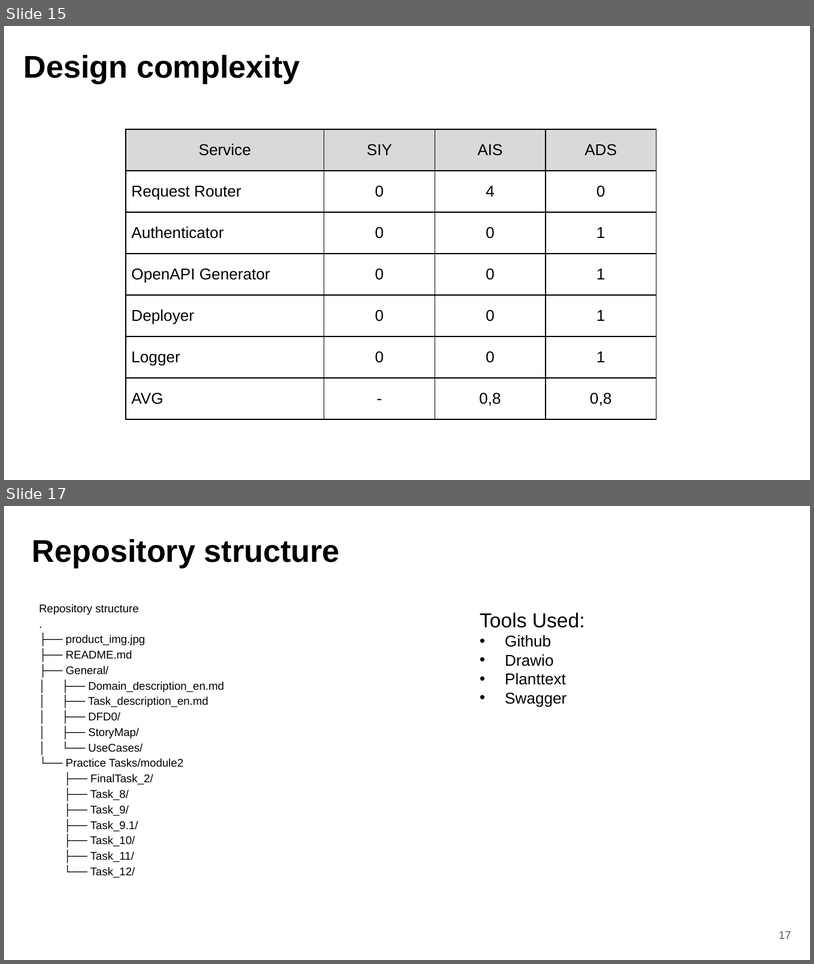
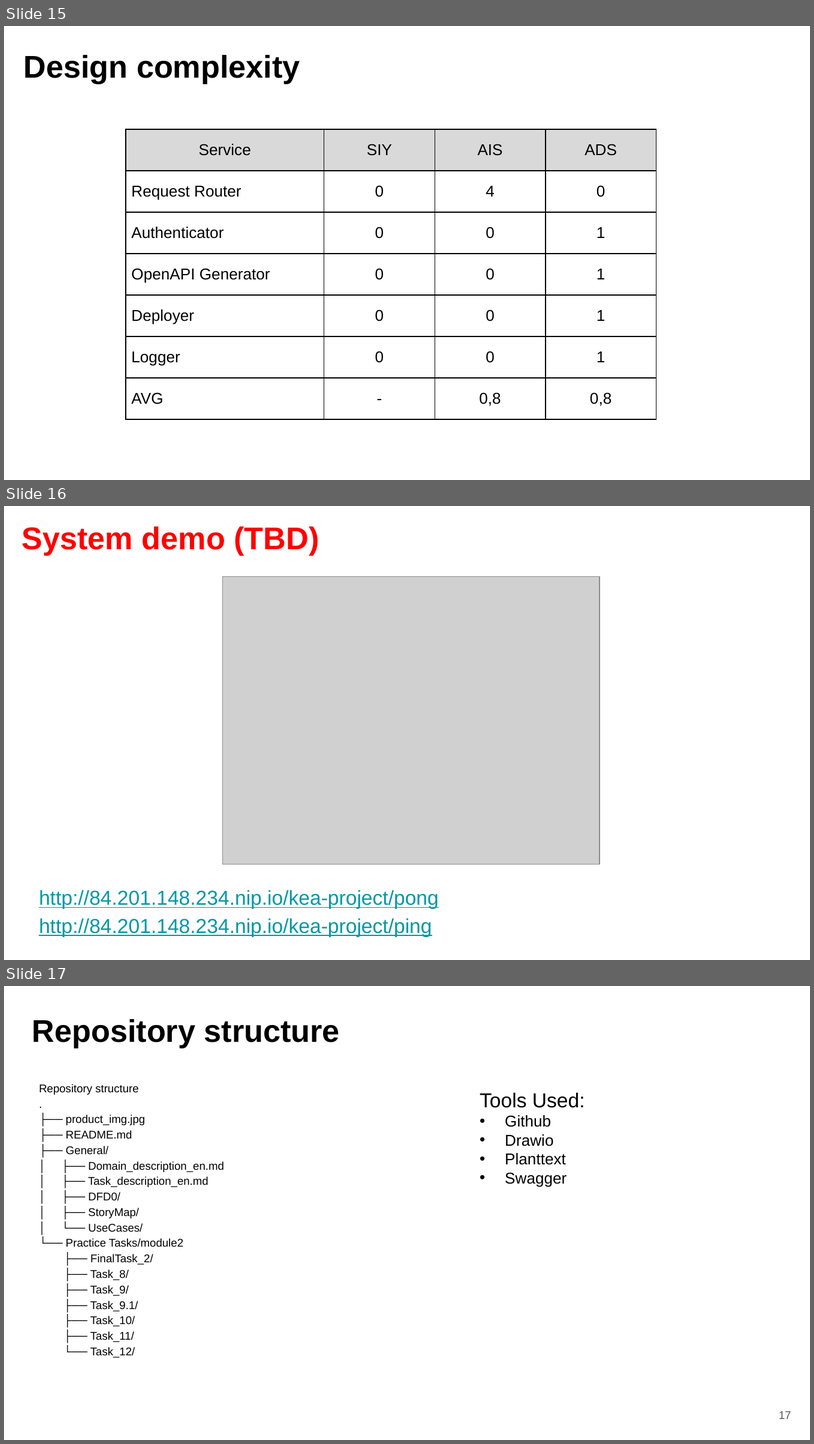
Before and after one commit to fanglores/Advanced-Software-Design, a slide deck: PracticeTasks/Module2/FinalTask_2/FinalTask_2.pptx. Shown one above the other, each under a label of ours: slides 15 and 17 before the commit, slides 15, 16 and 17 after it; the slides between them are not shown. The pictures are 814x964 and 814x1444 pixels, drawn with LibreOffice and Linux fonts; fonts in the diff are those of the drawing; grey boxes stand for pictures. Boxes give left, top, right and bottom in pixels: in the first picture for what was removed or moved away, otherwise in the second. Text is boxed around its words. In the diff, an @@ line names an element or a change of style, - is before the commit and + after.

```diff
--- a/PracticeTasks/Module2/FinalTask_2/FinalTask_2.pptx
+++ b/PracticeTasks/Module2/FinalTask_2/FinalTask_2.pptx
@@ slide 16 added at (x1=4, y1=506, x2=810, y2=960), background #FFFFFF @@
@@ title added at (x1=22, y1=526, x2=320, y2=555), 28 pt, text #FF0000, bold @@
+System demo (TBD)
@@ picture added at (x1=222, y1=577, x2=600, y2=865) @@
@@ text added at (x1=39, y1=889, x2=438, y2=936), 18 pt, text #0097A7, underline @@
+http://84.201.148.234.nip.io/kea-project/pong
+http://84.201.148.234.nip.io/kea-project/ping
```
Also in this commit, not shown: 5 slides changed, 1 slide removed, 1 other file.
